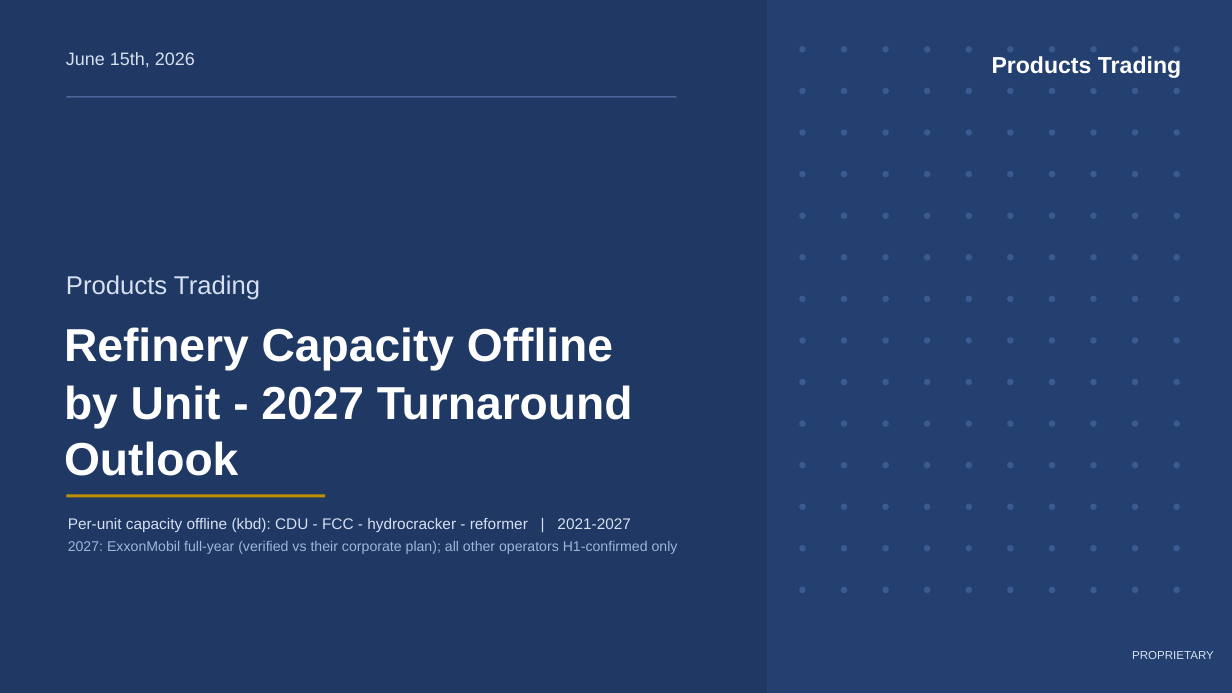
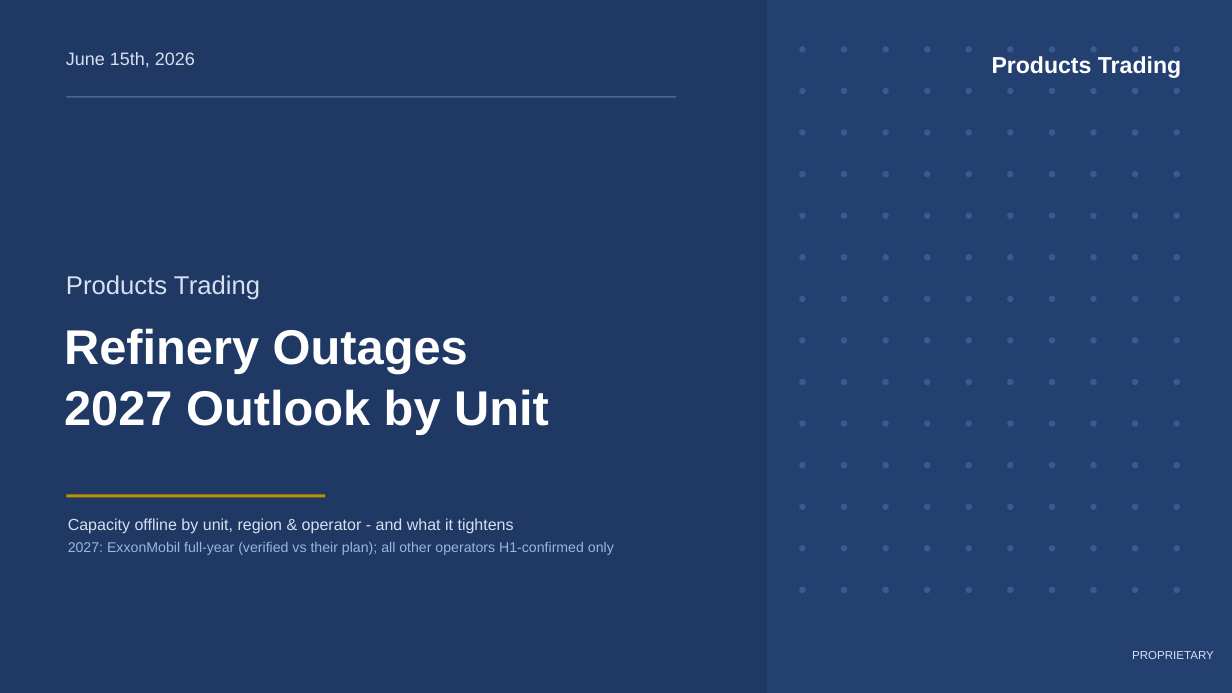
Before and after one commit to HoldenCole/Outages-script, a slide deck: slide 1 of output/outage_deck.pptx. Drawn at 1232x693 pixels with LibreOffice and Linux fonts; fonts in the diff are those of the drawing. Boxes give left, top, right and bottom in pixels: in the first picture for what was removed or moved away, otherwise in the second. Text is boxed around its words. In the diff, an @@ line names an element or a change of style, - is before the commit and + after.

```diff
--- a/output/outage_deck.pptx
+++ b/output/outage_deck.pptx
@@ text at (64,328,549,434): text changed; size 36 to 38 pt @@
-Refinery Capacity Offline
-by Unit - 2027 Turnaround Outlook
+Refinery Outages
+2027 Outlook by Unit
@@ text at (68,518,614,555): text changed @@
-Per-unit capacity offline (kbd): CDU - FCC - hydrocracker - reformer | 2021-2027
-2027: ExxonMobil full-year (verified vs their corporate plan); all other operators H1-confirmed only
+Capacity offline by unit, region & operator - and what it tightens
+2027: ExxonMobil full-year (verified vs their plan); all other operators H1-confirmed only
```
Also in this commit, not shown: 1 other slide changed, 3 slides added, 7 slides removed, 2 other files.
